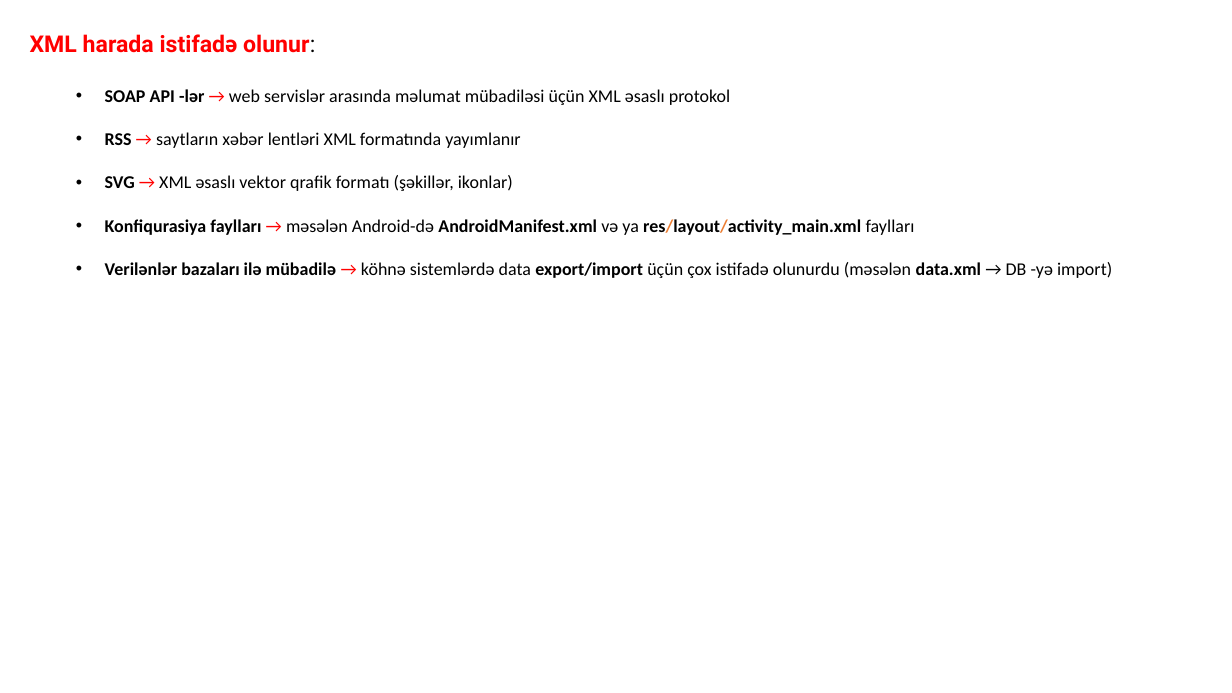
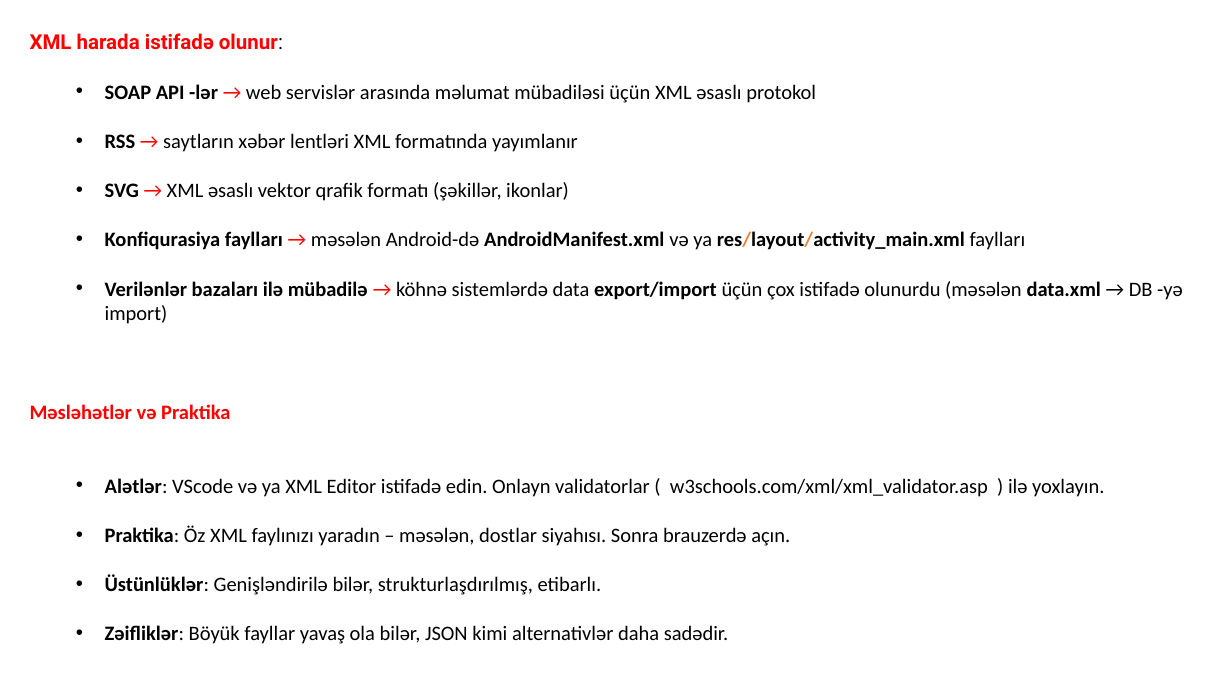
Before and after one commit to codeurient/REST-API, a slide deck: slide 39 of .lessons/6 SOAP - XML/1.pptx. Drawn at 1232x693 pixels with LibreOffice and Linux fonts; fonts in the diff are those of the drawing. Boxes give left, top, right and bottom in pixels: in the first picture for what was removed or moved away, otherwise in the second. Text is boxed around its words. In the diff, an @@ line names an element or a change of style, - is before the commit and + after.

Commit message:
soap versions

```diff
--- a/.lessons/6 SOAP - XML/1.pptx
+++ b/.lessons/6 SOAP - XML/1.pptx
@@ text at box(30, 33, 1183, 324): size 18 to 16 pt in "XML harada istifadə olunur:"; size 14 to 16 pt in "SOAP API -lər → web servislər arasında ...", "RSS → saytların xəbər lentləri XML formatında ...", "SVG → XML əsaslı vektor qrafik formatı ...", "Konfiqurasiya faylları → məsələn Android-də AndroidManifest. ..." and 1 more places @@
@@ text at box(30, 404, 1104, 644): paragraphs added @@
+Məsləhətlər və Praktika
+  • Alətlər: VScode və ya XML Editor istifadə edin. Onlayn validatorlar ( w3schools.com/xml/xml_validator.asp ) ilə yoxlayın.
+  • Praktika: Öz XML faylınızı yaradın – məsələn, dostlar siyahısı. Sonra brauzerdə açın.
+  • Üstünlüklər: Genişləndirilə bilər, strukturlaşdırılmış, etibarlı.
+  • Zəifliklər: Böyük fayllar yavaş ola bilər, JSON kimi alternativlər daha sadədir.
```
Also in this commit, not shown: 5 slides added.
